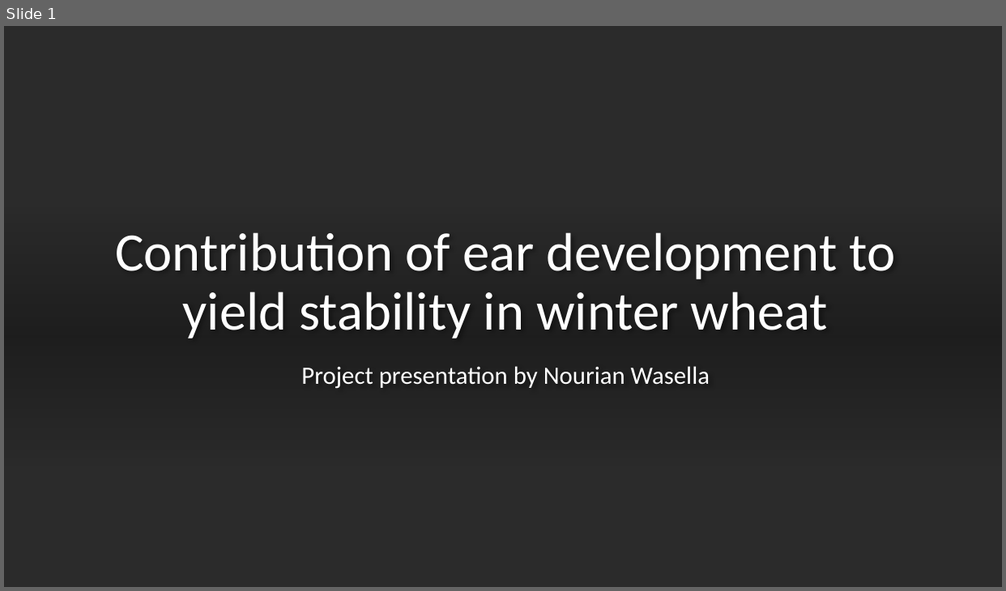
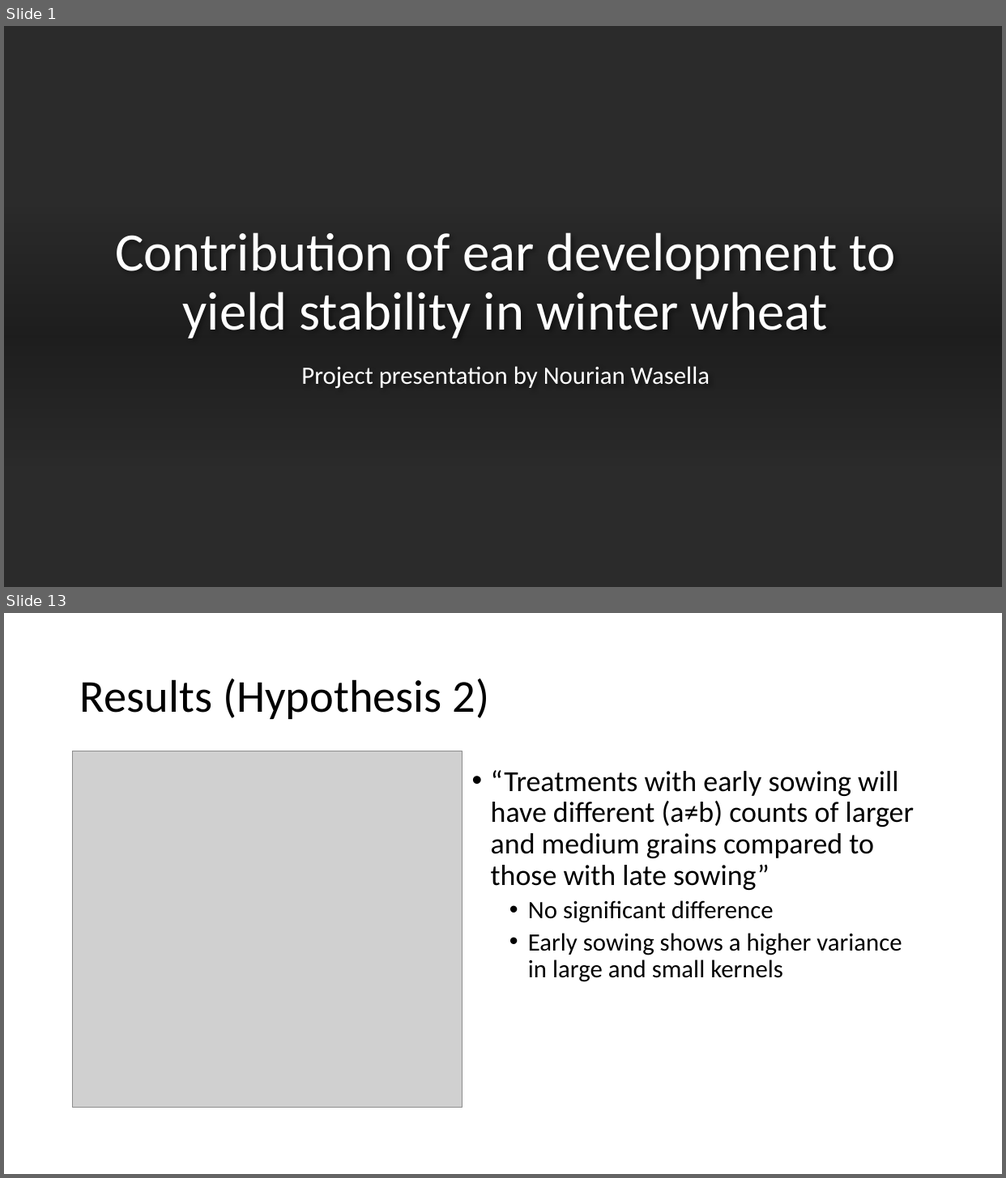
Before and after one commit to WasellaN/Ear_Project_Nouri, a slide deck: Presentation_Nouri.pptx. Shown one above the other, each under a label of ours: slide 1 before the commit, slides 1 and 13 after it; the slides between them are not shown. The pictures are 1006x591 and 1006x1178 pixels, drawn with LibreOffice and Linux fonts; fonts in the diff are those of the drawing; grey boxes stand for pictures; background and template pictures are left out; a plain dark background stands for a picture behind light text. Boxes give left, top, right and bottom in pixels: in the first picture for what was removed or moved away, otherwise in the second. Text is boxed around its words. In the diff, an @@ line names an element or a change of style, - is before the commit and + after.

```diff
--- a/Presentation_Nouri.pptx
+++ b/Presentation_Nouri.pptx
@@ slide 13 added at [4,613,1002,1174], background #FFFFFF @@
@@ title added at [80,679,490,719], 44 pt, text #000000 @@
+Results (Hypothesis 2)
@@ picture added at [73,752,462,1108] @@
@@ text added at [491,770,914,982], 28 pt, text #000000 @@
+• “Treatments with early sowing will have different (a≠b) counts of larger and medium grains compared to those with late sowing”
+  • No significant difference
+  • Early sowing shows a higher variance in large and small kernels
```
Also in this commit, not shown: 3 slides changed, 14 other slides added, 13 other files.
